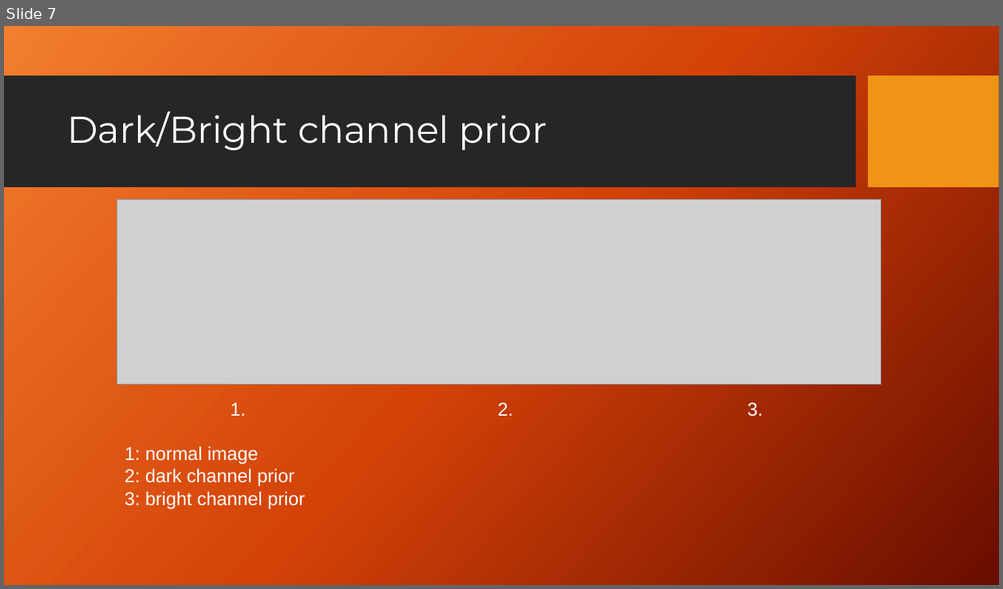
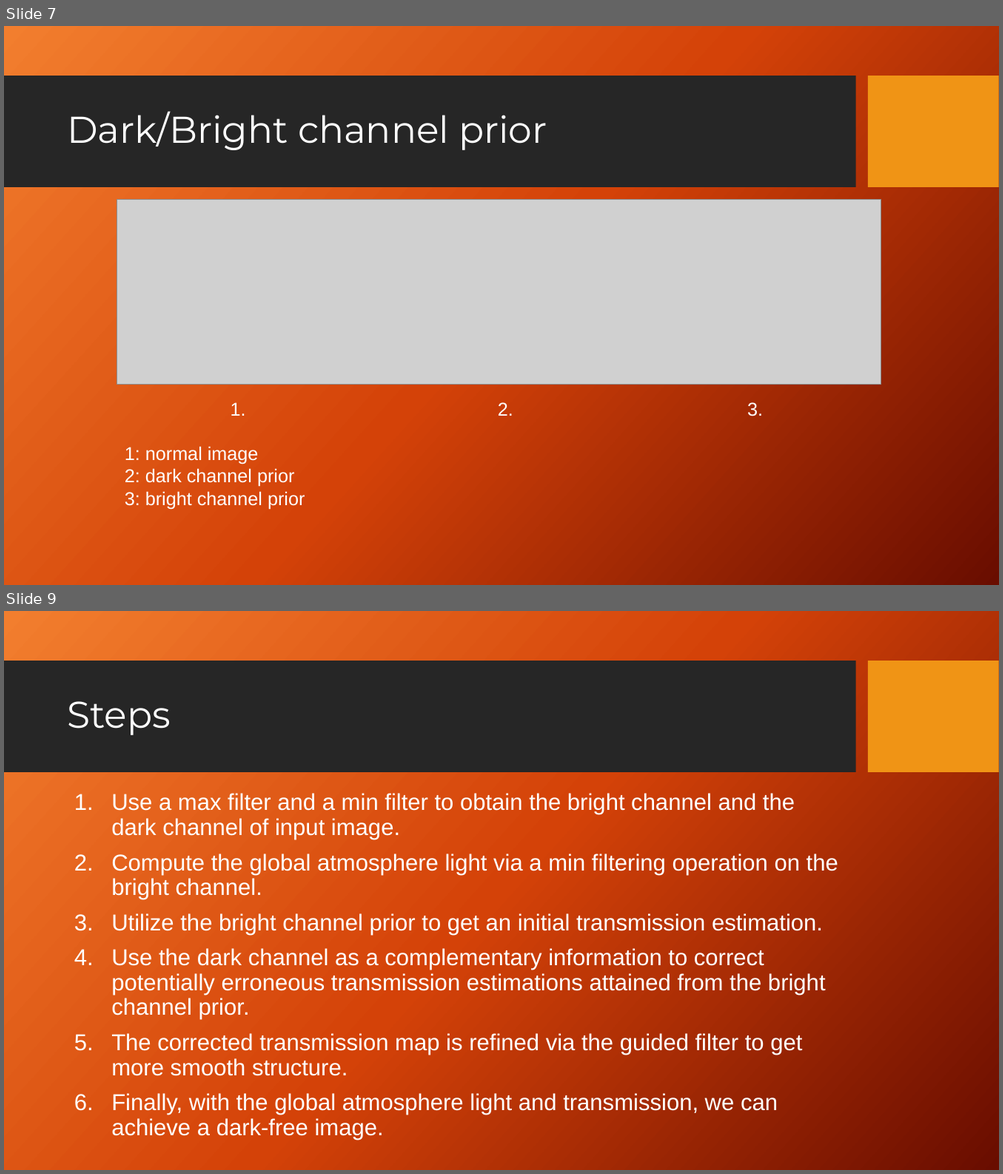
Before and after one commit to LucianEpure/ImageProcessingProject, a slide deck: ImageProcessingPresentation.pptx. Shown one above the other, each under a label of ours: slide 7 before the commit, slides 7 and 9 after it; the slides between them are not shown. The pictures are 1003x589 and 1003x1174 pixels, drawn with LibreOffice and Linux fonts; fonts in the diff are those of the drawing; grey boxes stand for pictures; background and template pictures are left out. Boxes give left, top, right and bottom in pixels: in the first picture for what was removed or moved away, otherwise in the second. Text is boxed around its words. In the diff, an @@ line names an element or a change of style, - is before the commit and + after.

Commit message:
added steps

```diff
--- a/ImageProcessingPresentation.pptx
+++ b/ImageProcessingPresentation.pptx
@@ slide 9 added at box(4, 611, 999, 1170), background picture (left out); not listed: 2 template elements that a slide beside it also shows @@
@@ title added at box(67, 701, 170, 735), 36 pt, text #FFFFFF @@
+Steps
@@ text added at box(111, 793, 838, 1140), 22.2 pt, text #FFFFFF @@
+1. Use a max filter and a min filter to obtain the bright channel and the dark channel of input image.
+2. Compute the global atmosphere light via a min filtering operation on the bright channel.
+3. Utilize the bright channel prior to get an initial transmission estimation.
+4. Use the dark channel as a complementary information to correct potentially erroneous transmission estimations attained from the bright channel prior.
+5. The corrected transmission map is refined via the guided filter to get more smooth structure.
+6. Finally, with the global atmosphere light and transmission, we can achieve a dark-free image.
```
Also in this commit, not shown: 5 other slides added.
